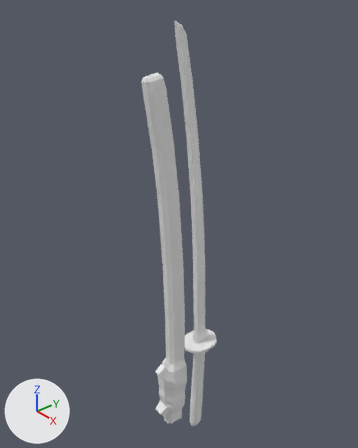
Renders of the Blender file Katana.blend from each side of a commit.
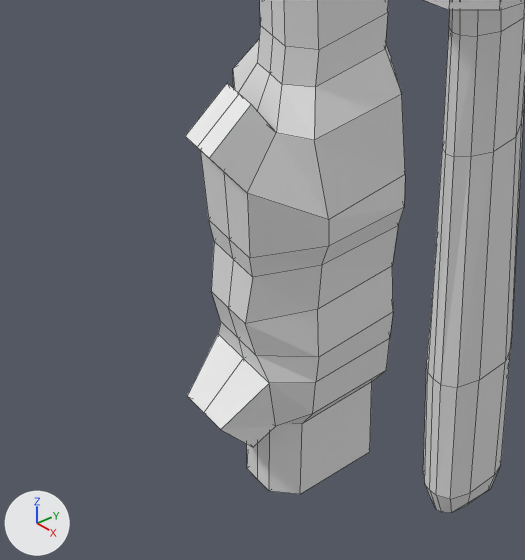
Each version appears first whole from a camera (50 mm lens) standing at (0.712, -0.68, 0.886) and looking at (-0.042, -0.038, 0.341), and next in a close-up on the part from 36% to 57% of the width and 79% to 97% of the height. The lights are fixed; the arrows at lower left show +X, +Y and +Z. The close-ups show mesh edges as thin lines.
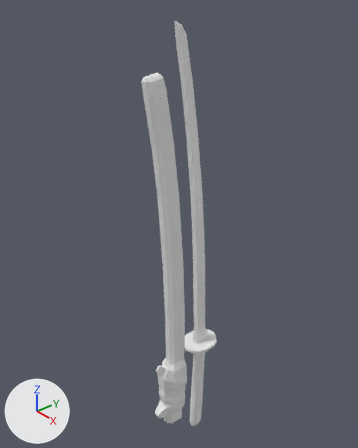
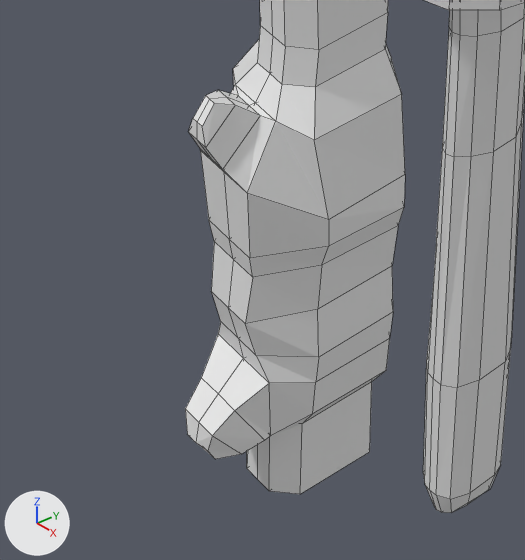
Changed parts and their boxes (x1, y1, x2, y2) in the close-ups (525 x 560 px):
part 1 of me_cube, built on
    before: (185, 40, 329, 447)
    after: (185, 40, 329, 459)

The change, as a diff of the scene's bpy script:
```diff
--- a/Katana.blend.py
+++ b/Katana.blend.py
@@ me_cube @@
 # used by ob_cube; location = (0.0, 0.0, 0.0)
-me_cube.from_pydata(...)  # 202 vertices, 220 faces; spans x 0.004..0.057, y -0.178..-0.086, z -0.169..0.703
+me_cube.from_pydata(...)  # 226 vertices, 244 faces; spans x 0.004..0.057, y -0.178..-0.086, z -0.169..0.703
+# me_cube part 1
+# 4 faces are deleted
+# 3 vertices in x 0.017..0.043, y -0.145, z -0.124 move by (0.0, -0.003, -0.003)
+# 3 vertices in x 0.019..0.041, y -0.142, z 0.016 move by (0.0, 0.0, 0.006)
+# 3 vertices in x 0.021..0.04, y -0.168, z -0.112 move by (0.0, 0.007, 0.005)
+# 9 vertices move from x 0.018..0.042, y -0.167..-0.149, z -0.128..0.03 to x 0.019..0.043, y -0.161..-0.145, z -0.128..0.022
+# 24 vertices are added at x 0.022..0.041, y -0.172..-0.154, z -0.131..0.036
+# 28 new faces join them
```
